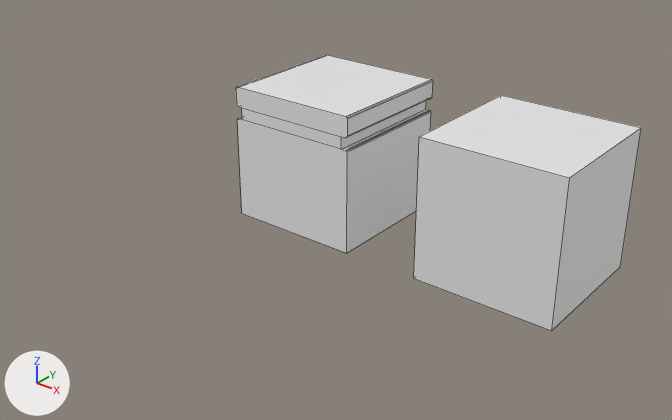
Renders of the Blender file Art/MechaActionStageCreate.blend from each side of a commit.
Before and after are seen from a camera (50 mm lens) standing at (28.0, -34.9, 18.1) and looking at (5.0, -6.2, 0.3). The axes (+X, +Y, +Z) are drawn at lower left. The lights are the same throughout. The first picture is the older version. Mesh edges are drawn as thin lines.

Names of what the first picture shows: 'Ground_obj_001', '立方体'.
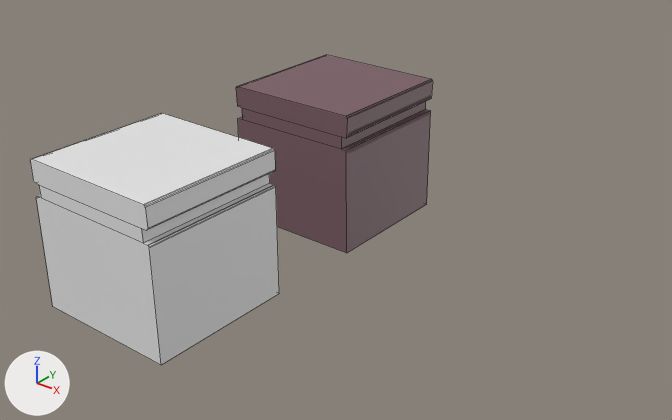
The newer file is also turned or shifted as a whole; pictures and numbers use the older file's frame.

Changed parts and their boxes [x1, y1, x2, y2] in the pictures (672 x 420 px):
```json
{"object": "Ground_obj_001_high", "change": "added", "after": [30, 113, 279, 365]}
{"object": "立方体", "change": "deleted", "before": [414, 95, 641, 331]}
{"object": "Ground_obj_001", "change": "surface changed, reshaped", "before": [236, 55, 433, 253], "after": [236, 55, 433, 253], "on screen": "white to brown"}
{"part": 1, "of": "me_ground_mesh_001", "change": "reshaped", "before": [236, 81, 433, 253], "after": [236, 81, 433, 253]}
{"part": 2, "of": "me_ground_mesh_001", "change": "surface changed", "before": [237, 57, 432, 149], "after": [237, 57, 432, 149]}
{"part": 3, "of": "me_ground_mesh_001", "change": "recoloured", "before": [237, 55, 432, 149], "after": [237, 55, 432, 149], "on screen": "white to brown"}
```

Scene script edits in JSON lines:
```json
{"op": "add", "block": "img_ground_tex_001", "code": ["img_ground_tex_001 = load_image('Ground_tex_001', '_unpacked/Ground_tex_001', 2048, 2048, 'sRGB')"]}
{"op": "add", "block": "img_ground_nortex_001", "code": ["img_ground_nortex_001 = load_image('Ground_nortex_001', '_unpacked/Ground_nortex_001', 2048, 2048, 'Non-Color')"]}
{"op": "add", "block": "mat_ground_mat_001", "code": "n2 = _N.new('ShaderNodeTexImage'); n2.name = '画像テクスチャ'"}
{"op": "add", "block": "mat_ground_mat_001", "code": "n2.image = img_ground_nortex_001"}
{"op": "add", "block": "mat_ground_mat_001", "code": "n3 = _N.new('ShaderNodeNormalMap'); n3.name = 'ノーマルマップ'"}
{"op": "add", "block": "mat_ground_mat_001", "code": "n4 = _N.new('ShaderNodeTexImage'); n4.name = '画像テクスチャ.001'"}
{"op": "add", "block": "mat_ground_mat_001", "code": "n4.image = img_ground_tex_001"}
{"block": "mat_ground_mat_001", "where": "n0 = _N.new('ShaderNodeBsdfPrincipled'); n0.name = 'プリンシプルBSDF'"}
{"op": "add", "block": "mat_ground_mat_001", "code": "_L.new(n2.outputs[0], n3.inputs[1])  # 'Color' to 'Color'"}
{"op": "add", "block": "mat_ground_mat_001", "code": "_L.new(n3.outputs[0], n0.inputs[5])  # 'Normal' to 'Normal'"}
{"op": "add", "block": "mat_ground_mat_001", "code": "_L.new(n4.outputs[0], n0.inputs[0])  # 'Color' to 'Base Color'"}
{"block": "me_ground_mesh_001", "where": "# used by ob_ground_obj_001; location = (0.0, 0.0, 0.0); scale = (3.5, 3.5, 3.5)"}
{"op": "remove", "block": "me_ground_mesh_001", "code": "me_ground_mesh_001.from_pydata(...)  # 60 vertices, 36 faces; spans x -1.0..1.0, y -1.0..1.0, z -1.0..1.0"}
{"op": "add", "block": "me_ground_mesh_001", "code": "me_ground_mesh_001.from_pydata(...)  # 36 vertices, 24 faces; spans x -1.0..1.0, y -1.0..1.0, z -1.0..1.0"}
{"block": "me_ground_mesh_001", "change": "me_ground_mesh_001 part 1"}
{"block": "me_ground_mesh_001", "change": "28 vertices are removed from x -1.0..1.0, y -1.0..1.0, z 0.5..0.73"}
{"block": "me_ground_mesh_001", "change": "24 faces are deleted"}
{"block": "me_ground_mesh_001", "change": "4 vertices are added at (0.99, 1.0, 0.7), (0.99, -1.0, 0.7), (-0.99, -1.0, 0.7), (-0.99, 1.0, 0.7)"}
{"block": "me_ground_mesh_001", "change": "12 new faces join them"}
{"block": "me_ground_mesh_001", "change": "me_ground_mesh_001 part 2: 10 kept faces spanning x -1.0..1.0, y -1.0..1.0, z 0.52..1.0 get new texture (UV) coordinates"}
{"block": "me_ground_mesh_001", "change": "me_ground_mesh_001 part 3: 12 faces spanning x -1.0..1.0, y -1.0..1.0, z -1.0..1.0 switch from mat_マテリアル (white #e7e7e7) to mat_ground_mat_001"}
{"op": "add", "block": "me_ground_mesh_001_001", "code": ["me_ground_mesh_001_001 = bpy.data.meshes.new('Ground_mesh_001.001')", "me_ground_mesh_001_001.from_pydata(...)  # 60 vertices, 36 faces; spans x -1.0..1.0, y -1.0..1.0, z -1.0..1.0", "me_ground_mesh_001_001.materials.append(mat_マテリアル)  # white #e7e7e7"]}
{"op": "remove", "block": "ob_立方体", "code": ["ob_立方体 = bpy.data.objects.new('立方体', me_立方体)", "ob_立方体.location = (10.93, 0.0, 0.0)", "ob_立方体.scale = (3.5, 3.5, 3.5)"]}
{"op": "add", "block": "ob_ground_obj_001_high", "code": ["ob_ground_obj_001_high = bpy.data.objects.new('Ground_obj_001_high', me_ground_mesh_001_001)", "ob_ground_obj_001_high.location = (0.0, -11.89, 0.0)", "ob_ground_obj_001_high.rotation_euler = (0.0, 0.0, -3.142)  # degrees (0, 0, -180)", "ob_ground_obj_001_high.scale = (3.5, 3.5, 3.5)"]}
```
